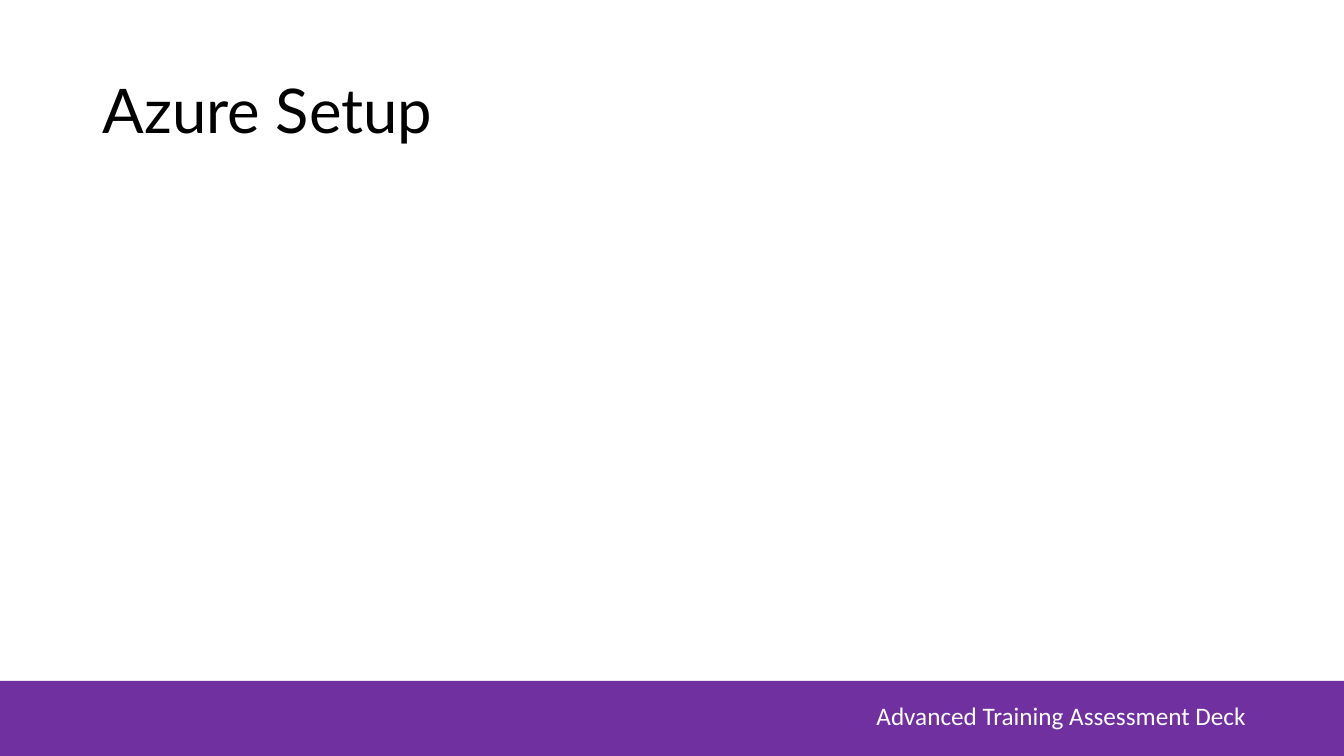
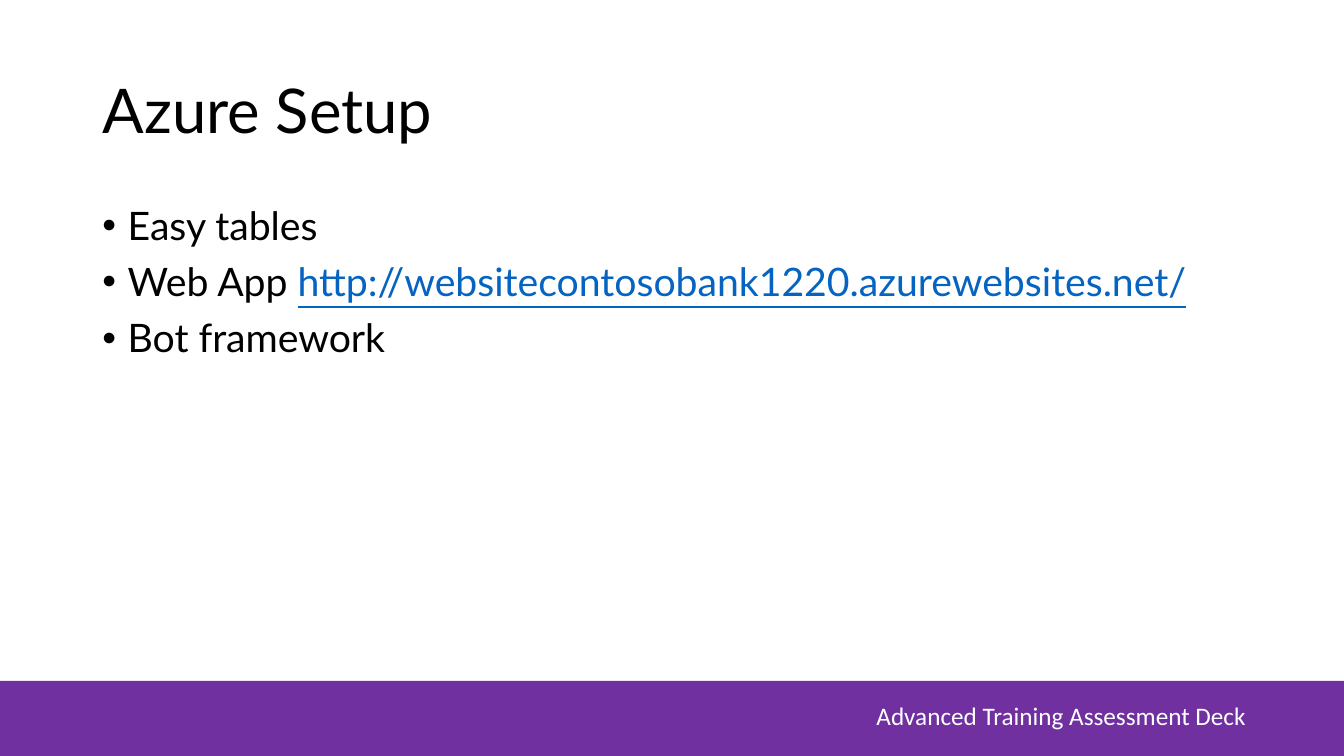
Before and after one commit to DaphneSee/ContosoBankLtd, a slide deck: slide 7 of MSA Assessment Deck.pptx (slide 6 before the commit). Drawn at 1344x756 pixels with LibreOffice and Linux fonts; fonts in the diff are those of the drawing; background and template pictures are left out. Boxes give left, top, right and bottom in pixels: in the first picture for what was removed or moved away, otherwise in the second. Text is boxed around its words. In the diff, an @@ line names an element or a change of style, - is before the commit and + after.

Commit message:
Its late but I finally got my easy tables working

```diff
--- a/MSA Assessment Deck.pptx
+++ b/MSA Assessment Deck.pptx
@@ text added at (128,211,1187,353), 28 pt, text #0563C1, underline @@
+• Easy tables
+• Web App http://websitecontosobank1220.azurewebsites.net/
+• Bot framework
```
Also in this commit, not shown: 5 other slides changed, 3 slides added, 2 slides removed, 4 other files.
